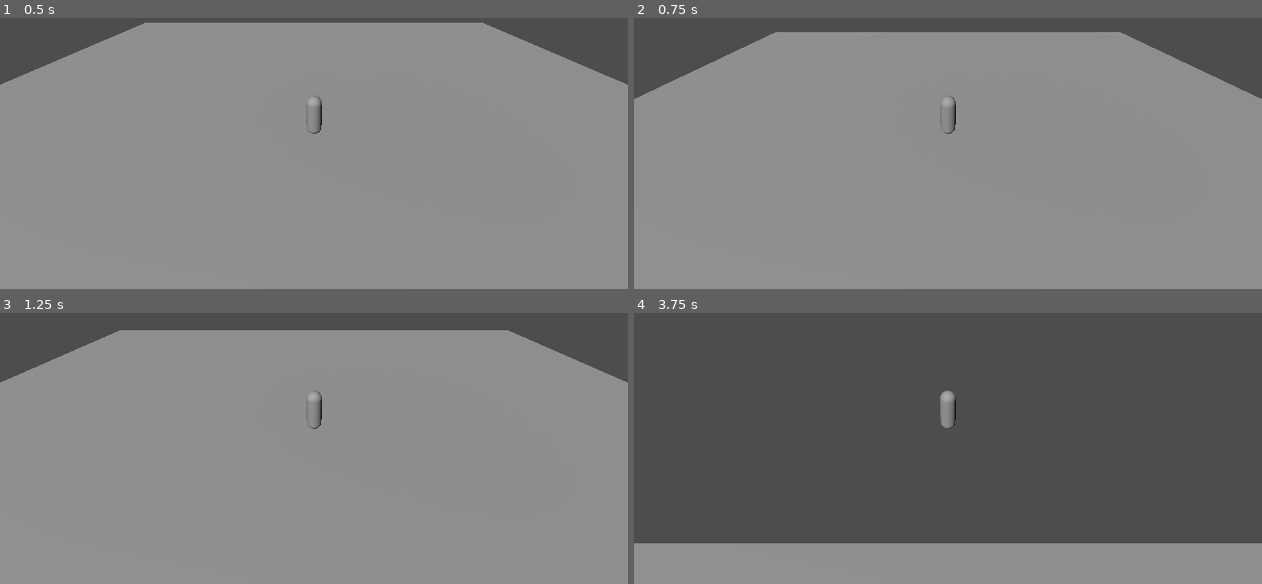
Above: before the commit, frames 1-4 (two rows, left to right).
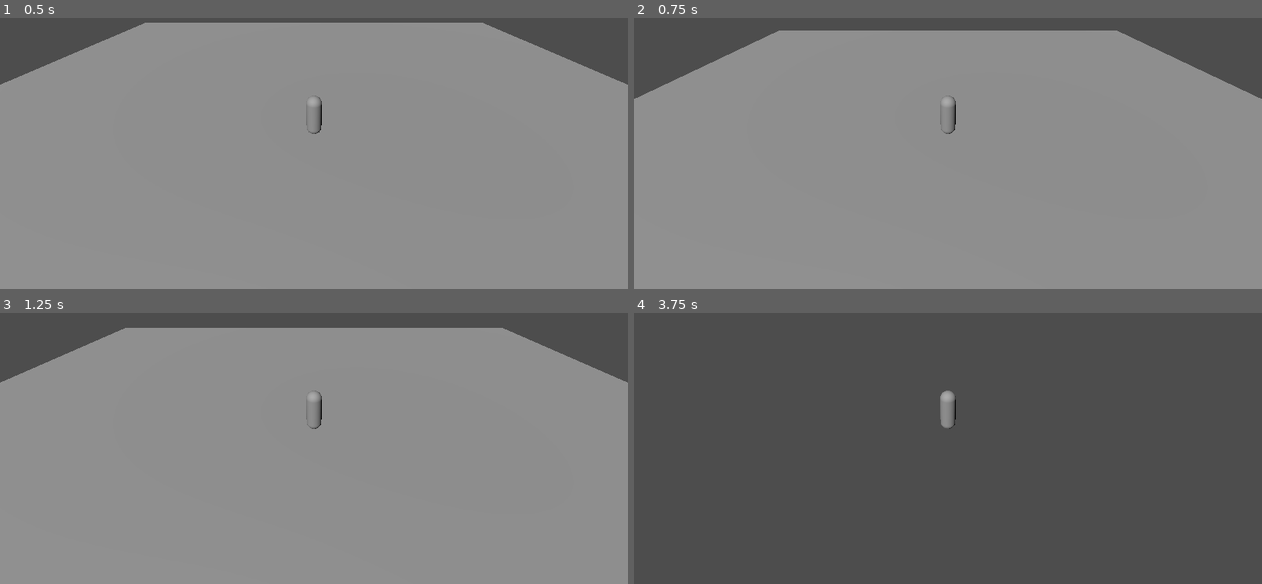
Above: after the commit, the same moments.

Repository: thegoatleroyjenkins/arpg-game
Game: Godot game, scene res://prototype3d/main_3d.tscn
Same seed, same stepped clock (60 frames per second), same inputs: the game is played once before the commit and once after it. This scene is started directly instead of the project's main scene.
Inputs (mouse positions are in pixels of both pictures, inside the frame that each line leads up to):
- Up to frame 1 (0.5 s): no input
- Up to frame 2 (0.75 s): tap Enter (ui_accept) at 0.5 s; move the mouse to (979, 110) at 0.52 s; press the mouse at (979, 110) at 0.53 s; hold W (move_up) from 0.53 s (still down)
- Up to frame 3 (1.25 s): keep holding W (move_up); tap Enter (ui_accept) at 0.77 s
- Up to frame 4 (3.75 s): keep holding W (move_up); move the mouse to (916, 407) at 1.27 s; release the mouse at (916, 407) at 1.28 s; tap Q (dash) at 1.35, 3.6 s; tap Enter (ui_accept) at 1.52, 3.02 s; move the mouse to (960, 402) at 2.02 s; hold Shift 2.03-2.78 s; move the mouse to (941, 413) at 2.77 s; click (941, 413) at 2.85 s; move the mouse to (991, 413) at 3.52 s

Frame 1 is identical in both runs. In frame 2, 0.3% of the frame differs, in the area x 22-78%, y 4-6%; in frame 3, 0.5%; in frame 4, 15%, in the area x 0-100%, y 84-100%.

Commit message:
Add data-driven 3D movement smoothing controls

Diff:
--- a/prototype3d/default_player_tuning_3d.tres
+++ b/prototype3d/default_player_tuning_3d.tres
@@ -8,6 +8,9 @@
 sprint_multiplier = 1.6
 jump_velocity = 4.5
 gravity = 12.0
+ground_acceleration = 40.0
+ground_deceleration = 48.0
+air_control = 0.5
 max_stamina = 100.0
 sprint_stamina_per_second = 28.0
 dash_stamina_cost = 35.0
--- a/prototype3d/player_3d.gd
+++ b/prototype3d/player_3d.gd
@@ -78,8 +78,15 @@
 		else:
 			_regen_stamina(delta)
 
-		velocity.x = move_dir.x * speed
-		velocity.z = move_dir.z * speed
+		var target_velocity := move_dir * speed
+		var control_scale := 1.0 if is_on_floor() else tuning.air_control
+		var accel := tuning.ground_acceleration * control_scale
+		var decel := tuning.ground_deceleration * control_scale
+		var horizontal_velocity := Vector3(velocity.x, 0.0, velocity.z)
+		var rate := accel if move_dir.length() > 0.01 else decel
+		horizontal_velocity = horizontal_velocity.move_toward(target_velocity, rate * delta)
+		velocity.x = horizontal_velocity.x
+		velocity.z = horizontal_velocity.z
 
 	move_and_slide()
 
--- a/prototype3d/player_tuning_3d.gd
+++ b/prototype3d/player_tuning_3d.gd
@@ -7,6 +7,11 @@
 @export var gravity: float = 12.0
 @export var coyote_time: float = 0.12
 @export var jump_buffer_time: float = 0.12
+
+@export_group("Movement Feel")
+@export var ground_acceleration: float = 40.0
+@export var ground_deceleration: float = 48.0
+@export_range(0.0, 1.0, 0.01) var air_control: float = 0.5
 
 @export_group("Stamina")
 @export var max_stamina: float = 100.0
Not shown, changed: README.md
